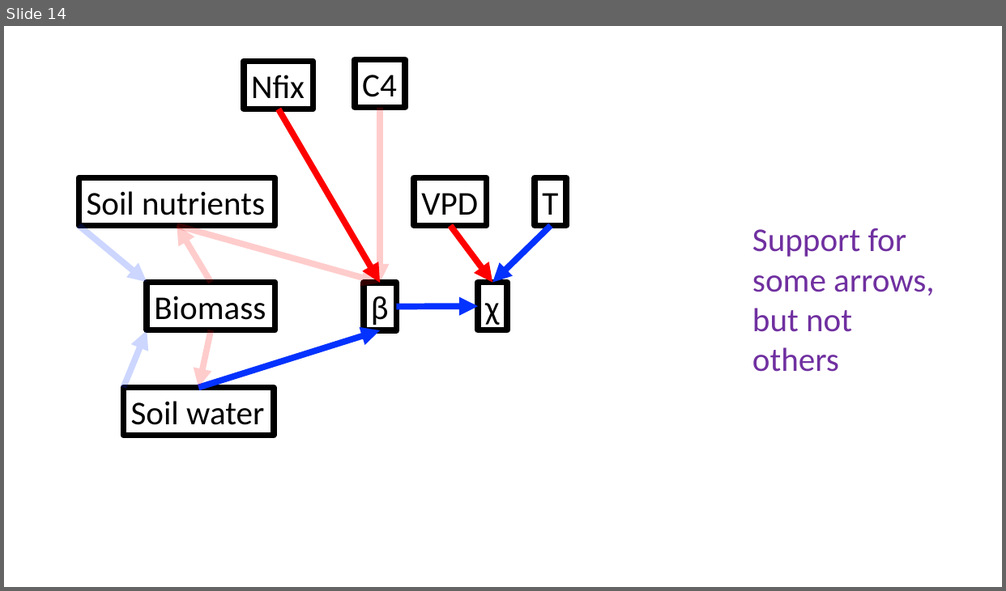
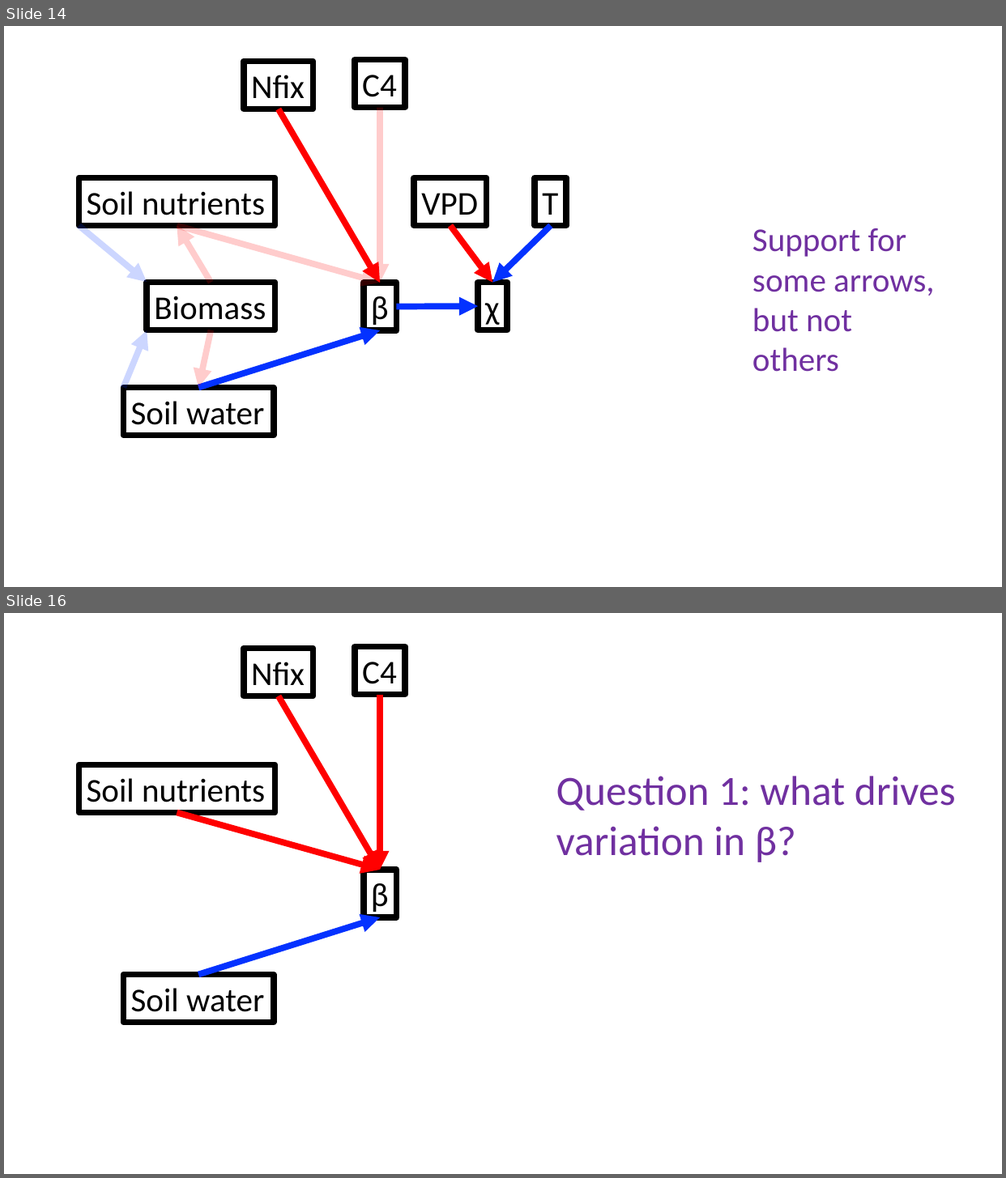
Before and after one commit to efwaring/NutNetPhys, a slide deck: presentations/lab_meeting_03.21.2022.pptx. Shown one above the other, each under a label of ours: slide 14 before the commit, slides 14 and 16 after it; the slides between them are not shown. The pictures are 1006x591 and 1006x1178 pixels, drawn with LibreOffice and Linux fonts; fonts in the diff are those of the drawing. Boxes give left, top, right and bottom in pixels: in the first picture for what was removed or moved away, otherwise in the second. Text is boxed around its words. In the diff, an @@ line names an element or a change of style, - is before the commit and + after.

```diff
--- a/presentations/lab_meeting_03.21.2022.pptx
+++ b/presentations/lab_meeting_03.21.2022.pptx
@@ slide 16 added at bbox=[4, 613, 1002, 1174], background #FFFFFF @@
@@ rectangle added at bbox=[244, 648, 313, 696], outline #000000 6 pt, 32 pt, text #000000 @@
+Nfix
@@ rectangle added at bbox=[355, 647, 405, 695], outline #000000 6 pt, 32 pt, text #000000 @@
+C4
@@ arrow added from (279, 696) to (380, 870), #FF0000 6 pt @@
@@ arrow added from (380, 695) to (380, 870), #FF0000 6 pt @@
@@ rectangle added at bbox=[79, 765, 275, 813], outline #000000 6 pt, 32 pt, text #000000 @@
+Soil nutrients
@@ text added at bbox=[556, 776, 956, 862], 40 pt, text #7030A0 @@
+Question 1: what drives variation in β?
@@ arrow added from (177, 813) to (380, 870), #FF0000 6 pt @@
@@ rectangle added at bbox=[364, 870, 396, 918], outline #000000 6 pt, 32 pt, text #000000 @@
+β
@@ arrow added from (198, 974) to (380, 918), #0432FF 6 pt @@
@@ rectangle added at bbox=[124, 974, 275, 1023], outline #000000 6 pt, 32 pt, text #000000 @@
+Soil water
```
Also in this commit, not shown: 1 slide changed, 12 other slides added, 1 other file.
